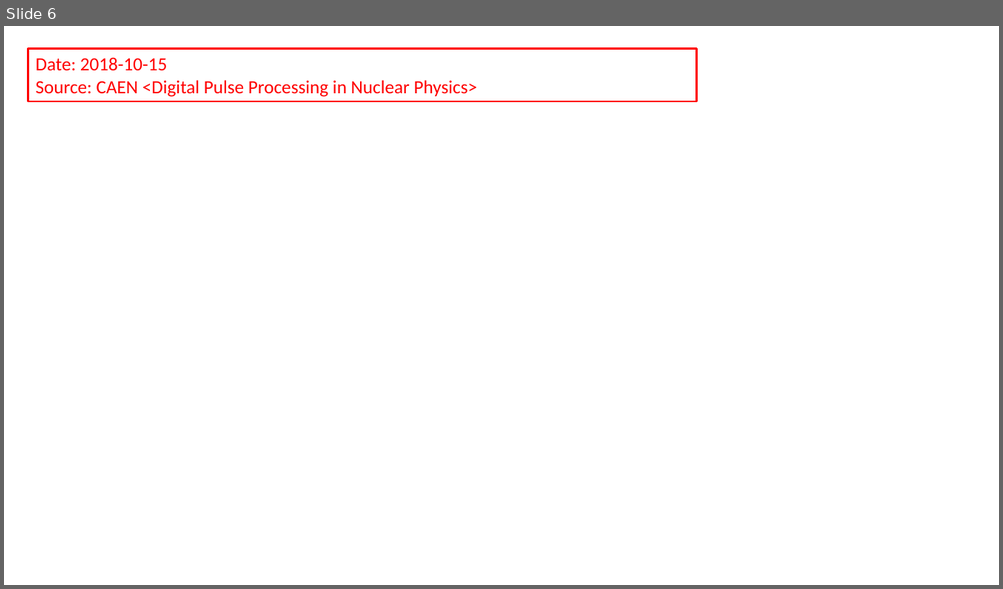
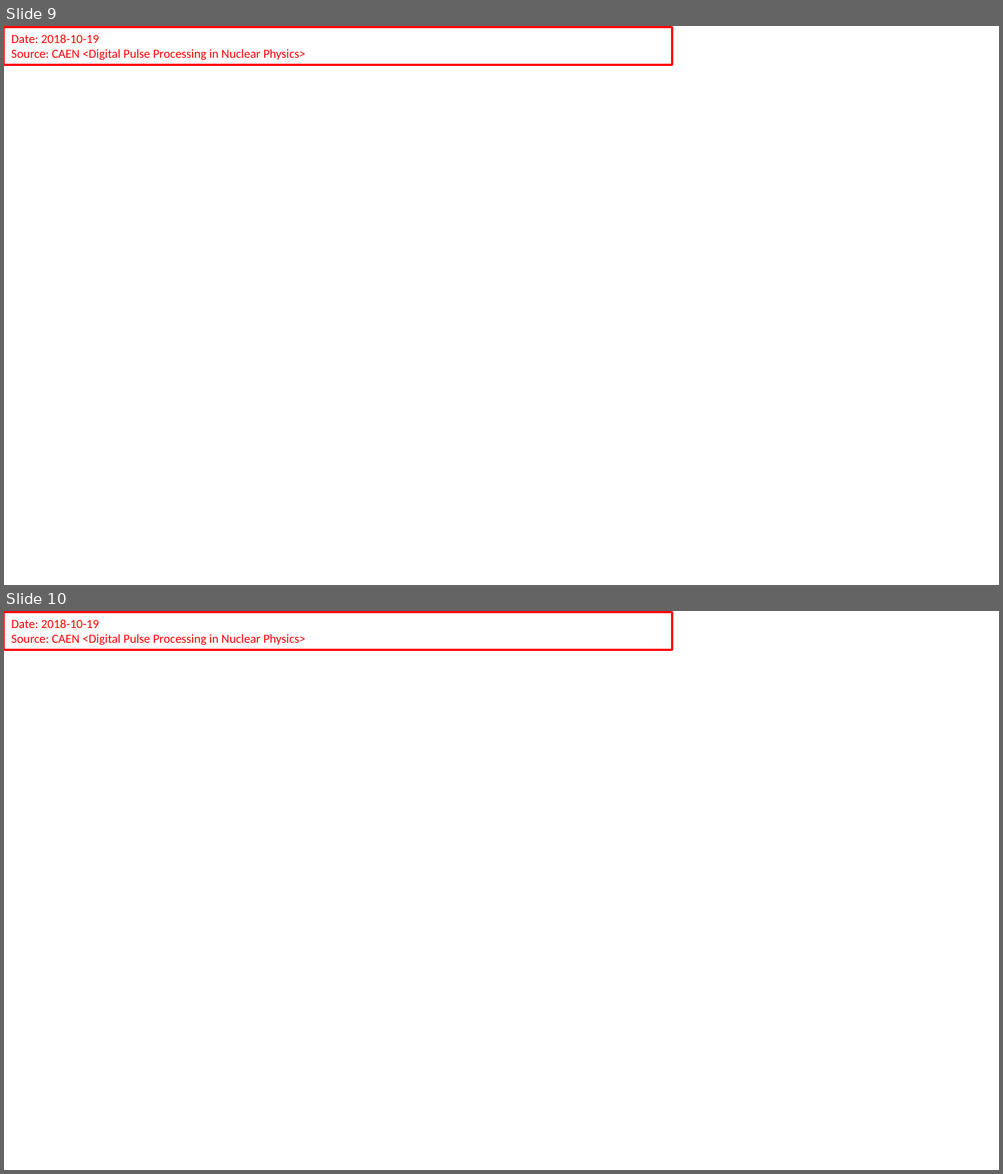
Before and after one commit to gfh16/StudyNotes, a slide deck: 02TriggerAndDAQ.pptx. Shown one above the other, each under a label of ours: slide 6 before the commit, slides 9 and 10 after it. The pictures are 1003x589 and 1003x1174 pixels, drawn with LibreOffice and Linux fonts; fonts in the diff are those of the drawing. Boxes give left, top, right and bottom in pixels: in the first picture for what was removed or moved away, otherwise in the second. Text is boxed around its words. In the diff, an @@ line names an element or a change of style, - is before the commit and + after.

```diff
--- a/02TriggerAndDAQ.pptx
+++ b/02TriggerAndDAQ.pptx
@@ slide 10 added at [4, 611, 999, 1170], background #FFFFFF @@
@@ rectangle added at [4, 612, 672, 649], outline #FF0000 2 pt, 12 pt, text #FF0000 @@
+Date: 2018-10-19
+Source: CAEN <Digital Pulse Processing in Nuclear Physics>
@@ what was slide 6 is now slide 9 @@
@@ slide 9 changed as well @@
@@ rectangle "Date: 2018-10-19": place and size @@
-rectangle "Date: 2018-10-19" at [28, 48, 697, 101]
+rectangle "Date: 2018-10-19" at [4, 27, 672, 64]
@@ text in rectangle at [11, 34, 99, 43]: text changed; size 18 to 12 pt @@
-Date: 2018-10-15
+Date: 2018-10-19
@@ text in rectangle at [11, 49, 305, 60]: size 18 to 12 pt in "Source: CAEN <Digital Pulse Processing in Nuclear ..." @@
```
Also in this commit, not shown: 6 other slides changed, 20 other slides added.
